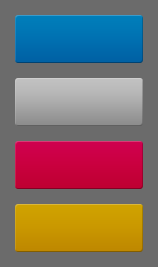
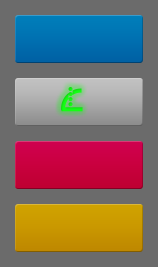
The second 158 x 267 image is a revision of the first. Changes to its layers:
showed group "Green Icons" (10 layers) over [61, 87, 88, 117]
added layer "ico_mirror_green" in group "Green Icons" over [61, 87, 83, 112]
